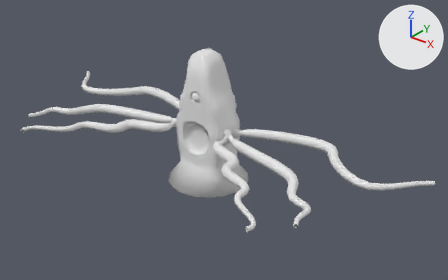
One commit to the Blender file Toys/Practices/Monsters/Roper/LP_Roper_3.blend: the scene before it, then after it.
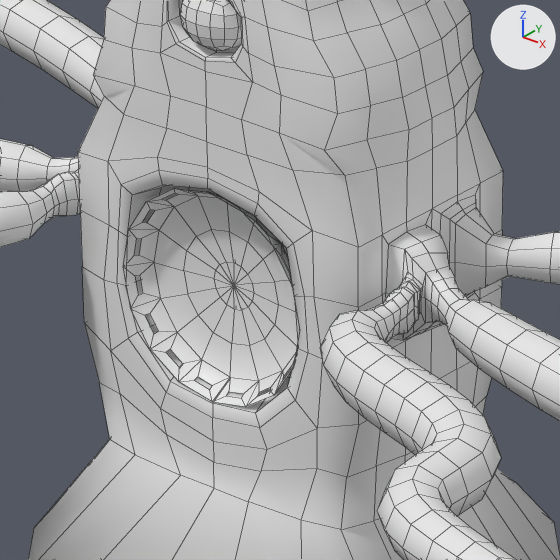
There are two pictures of each version: one whole from a camera (50 mm lens) standing at (4.14, -4.884, 2.939) and looking at (0.241, -0.011, -0.082), one close up on the part from 37% to 55% of the width and 34% to 64% of the height. The axes (+X, +Y, +Z) are drawn at upper right. The lights are the same throughout. The close-ups show mesh edges as thin lines. Materials are left out; every surface is plain grey.
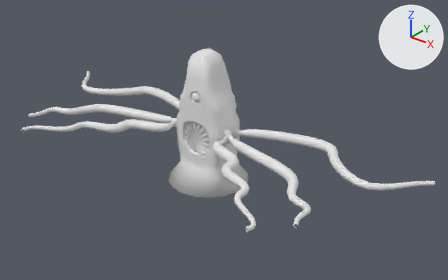
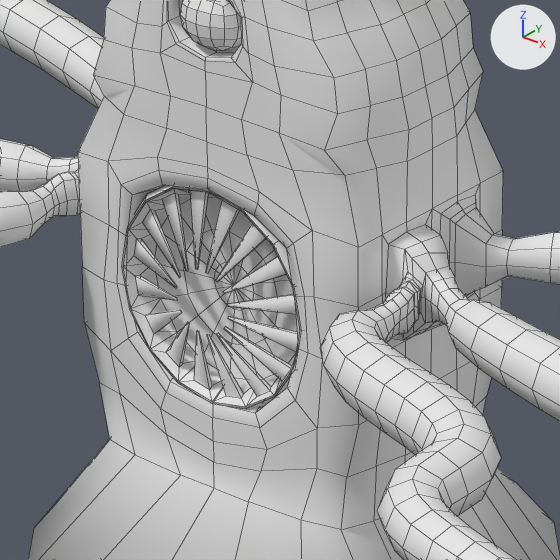
Commit message: roper wip

Boxes [x1, y1, x2, y2] around the edits, measured in the close-ups (560 x 560 px; the box of a moved part takes in the faces that stretch with it):
'Teeth', shown
    after: [122, 185, 301, 409]
part 1 of me_circle_001, moved or reshaped (not visible before)
    after: [134, 191, 298, 398]

Diff of the bpy script that builds the scene:
```diff
--- a/Toys/Practices/Monsters/Roper/LP_Roper_3.blend.py
+++ b/Toys/Practices/Monsters/Roper/LP_Roper_3.blend.py
@@ me_circle_001 @@
 me_circle_001.from_pydata(...)  # 176 vertices, 112 faces; spans x -0.77..0.78, y -0.77..0.77, z 0.02..0.21
 # used by ob_teeth; location = (0.0, -0.215, -0.069); rotation_euler = (-1.571, 0.0, 0.0), in degrees (-90, 0, 0); scale = (0.267, 0.267, 0.267)
+# me_circle_001 part 1: all 64 vertices in x -0.22..0.22, y -0.22..0.22, z 0.09 are moved by (0.0, 0.0, -0.14)
@@ ob_teeth @@
 ob_teeth.scale = (0.267, 0.267, 0.267)
-ob_teeth.hide_set(True)
```
